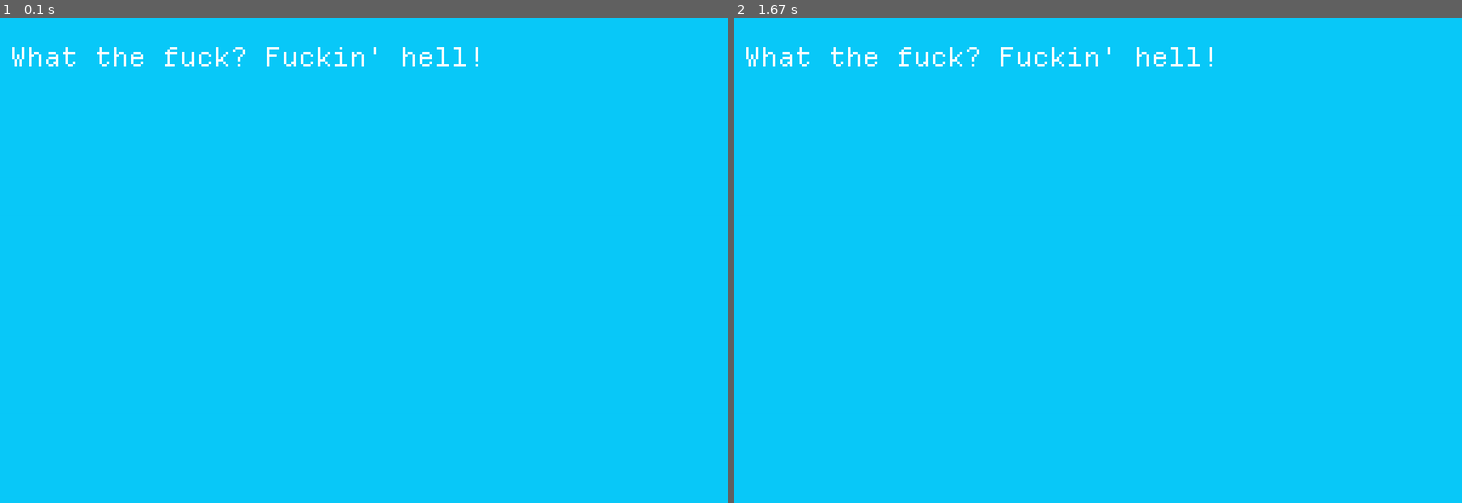
Above: before the commit, frames 1-2 (left to right).
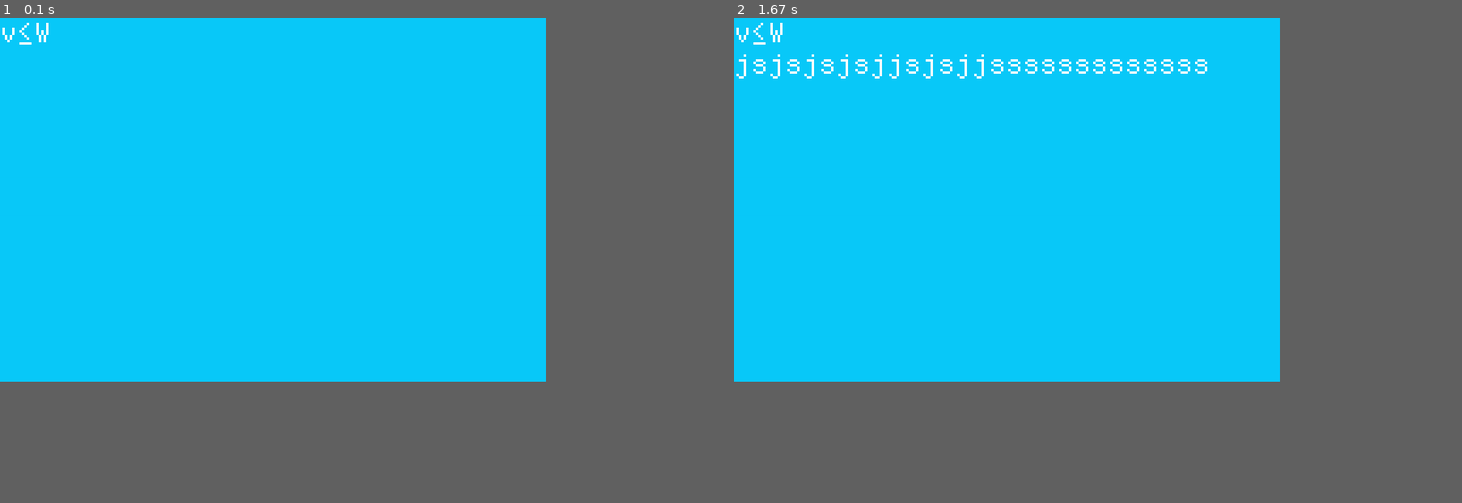
Above: after the commit, the same moments.

Repository: jack-meyer-garvey/Four-Space
Game: pygame game, started from PyGameImplementation.py
The game is run twice, just before and just after one commit, with the same random seed, the same clock (stepped at 60 frames per second) and the same inputs.
Inputs:
- Up to frame 1 (0.1 s): no input
- Up to frame 2 (1.67 s): tap Enter at 0.33 s
In our replay, the window is 900x600 before the commit and 675x450 after it. These sizes can differ from the game's own. Grey fills any space a smaller window leaves; there, only what the larger window draws over its background counts as a difference.

The runs differ from the first frame. In frame 1, 0.6% of the frame differs, in the area x 0-66%, y 1-10%; in frame 2, 1.2%, in the area x 0-66%, y 1-13%.

Commit message:
Bonk Bop

Diff:
--- a/PyGameImplementation.py
+++ b/PyGameImplementation.py
@@ -1,7 +1,8 @@
 import pygame
 import numpy as np
+from collections import deque
 
-resize = 2
+resize = 1.5
 size = (int(600 * resize), int(400 * resize))
 pygame.init()
 pygame.display.set_caption("Four Space")
@@ -13,7 +14,7 @@
 # hoi is the main canvas. This gets drawn to screen every frame.
 hoi = np.zeros(size)
 
-class pixel_grid:
+class PixelGrid:
     binary_font = {' ': 0, 'A': 75247420147096911872, 'B': 555871685767213285376, 'C': 260722531473394434048,
                    'D': 555871571418003996672, 'E': 574173188683679629312, 'F': 574173188683679137792,
                    'G': 260722531680089735168, 'H': 316064021605081710592, 'I': 572430066098342166528,
@@ -33,69 +34,155 @@
                    'w': 23830070468902912, 'x': 19228539665022976, 'y': 19291005639590960,
                    'z': 34920768539164672, '.': 16908288, ',': 16910336, '?': 260705518998341681152,
                    '!': 74367976108166610944, '(':4797315458791173652992, ')': 18963543407680091719680,
-                   "'": 74367940646769000448}
-
+                   "'": 74367940646769000448, "=": 272695526686720, "<": 292805448346697728, ">": 1157442766230519808,
+                   "ge": 148152674077506543360, "le": 37479097388377317120}
 
     def __init__(self, screen_size, pixel_size, main_canvas, background_color=707322):
         self.screen_size = screen_size
         self.pixel_size = pixel_size
-        self.gridX = screen_size[0] // pixel_size
-        self.gridY = screen_size[1] // pixel_size
+        self.grid_size = (screen_size[0] // pixel_size, screen_size[1] // pixel_size)
         self.main_canvas = main_canvas
         self.background_color = background_color
         self.layers = []
         self.add_blank_layer()
 
     def add_blank_layer(self):
-        self.layers.append((np.zeros(self.screen_size), np.ones(self.screen_size)))
+        self.layers.append((np.zeros(self.grid_size), np.ones(self.grid_size)))
 
     def apply_layers(self):
-        self.main_canvas *= 0
-        self.main_canvas += self.background_color
+        sum_layers = np.zeros(self.grid_size) + self.background_color
         for color, transparency in self.layers:
-            self.main_canvas *= transparency
-            self.main_canvas += color
+            sum_layers *= transparency
+            sum_layers += color
+        Y = self.main_canvas.shape[0]
+        X = self.main_canvas.shape[1]
+        k = self.pixel_size
+        for y in range(0, k):
+            for x in range(0, k):
+                self.main_canvas[y:Y:k, x:X:k] = sum_layers
 
     def draw(self, pixelated_array, transparency_array, x_position, y_position, layer=0):
-        draw_slice = self.layers[layer][0][x_position*self.pixel_size:x_position*self.pixel_size+pixelated_array.shape[0],
-                     y_position*self.pixel_size:y_position*self.pixel_size+pixelated_array.shape[1]]
+        if x_position < 0:
+            pixelated_array = pixelated_array[-x_position:]
+            transparency_array = transparency_array[-x_position:]
+            x_position = 0
+        if y_position < 0:
+            pixelated_array = pixelated_array[:, -y_position:]
+            transparency_array = transparency_array[:, -y_position:]
+            y_position = 0
+        if x_position + pixelated_array.shape[0] > self.grid_size[0]:
+            pixelated_array = pixelated_array[:self.grid_size[0]-(x_position+pixelated_array.shape[0])]
+            transparency_array = transparency_array[:self.grid_size[0]-(x_position+transparency_array.shape[0])]
+        if y_position + pixelated_array.shape[1] > self.grid_size[1]:
+            pixelated_array = pixelated_array[:,:self.grid_size[1]-(y_position+pixelated_array.shape[1])]
+            transparency_array = transparency_array[:,:self.grid_size[1]-(y_position+transparency_array.shape[1])]
+        x_width = pixelated_array.shape[0]
+        y_width = pixelated_array.shape[1]
+        draw_slice = self.layers[layer][0][x_position:x_position+x_width, y_position:y_position+y_width]
         draw_slice *= transparency_array
         draw_slice += pixelated_array
-        transparency_slice = self.layers[layer][1][x_position*self.pixel_size:x_position*self.pixel_size+pixelated_array.shape[0],
-                     y_position*self.pixel_size:y_position*self.pixel_size+pixelated_array.shape[1]]
+        transparency_slice = self.layers[layer][1][x_position:x_position+x_width, y_position:y_position+y_width]
         transparency_slice *= transparency_array
 
     def draw_binary(self, num, x_position, y_position, color=2**24-1, layer=0, x_width=7, y_width=12):
-        A = np.zeros((x_width*self.pixel_size, y_width*self.pixel_size))
         B = np.array(np.array_split(np.array([num >> i & 1 for i in range(x_width*y_width-1, -1, -1)]), y_width)).transpose()
-        Y = A.shape[0]
-        X = A.shape[1]
-        k = self.pixel_size
-        for y in range(0, k):
-            for x in range(0, k):
-                A[y:Y:k, x:X:k] = B
-        self.draw(A*color, 1-A, x_position, y_position, layer)
+        self.draw(B*color, 1-B, x_position, y_position, layer)
 
     def draw_text(self, text, x_position, y_position, layer=-1, color=2**24-1):
-        for i, _ in enumerate(text):
-            self.draw_binary(pixel_grid.binary_font[_], x_position+7*i, y_position, layer=layer, color=color)
+        i = 0
+        letter = 0
+        while i != len(text):
+            if text[i] == '<':
+                i += 1
+                end = text[i:].find('>')
+                if end == -1:
+                    self.draw_binary(PixelGrid.binary_font['<'], x_position + 7 * letter, y_position, layer=layer,
+                                     color=color)
+                elif end == 0:
+                    self.draw_binary(PixelGrid.binary_font['<'], x_position + 7 * letter, y_position, layer=layer,
+                                     color=color)
+                    i += 1
+                else:
+                    self.draw_binary(PixelGrid.binary_font[text[i:i+end]], x_position + 7 * letter, y_position, layer=layer,
+                                     color=color)
+                    i += end + 1
+            else:
+                self.draw_binary(PixelGrid.binary_font[text[i]], x_position + 7 * letter, y_position, layer=layer,
+                                 color=color)
+                i += 1
+            letter += 1
 
 
+
+class Contexts:
+    def __init__(self):
+        self.defined_symbols = set()
+        self.symbolMeaning = {}
+
+    def symbol_to_meaning(self, symbol):
+        return self.symbolMeaning[PixelGrid.binary_font[symbol]]
+
+class Judgements:
+    def __init__(self, context):
+        pass
+
+class IsType(Judgements):
+    def __init__(self, context, Type):
+        self.Type = Type
+        super().__init__(context)
+
+class TermIsType(Judgements):
+    def __init__(self, context, term, Type):
+        self.term = term
+        self.Type = Type
+        super().__init__(context)
+
+class TypeEquality(Judgements):
+    def __init__(self, context, Type1, Type2):
+        super().__init__(context)
+
+class TermEquality(Judgements):
+    def __init__(self, context, Term1, Term2, Type):
+        self.Term1 = Term1
+        self.Term2 = Term2
+        self.Type = Type
+        super().__init__(context)
+
+
+class InferenceRules:
+    def __init__(self):
+        pass
+
+class ComputationRules:
+    def __init__(self):
+        pass
+
+class Terms:
+    def __init__(self):
+        pass
+
+class Types:
+    def __init__(self):
+        pass
+
 n = 4
-canvas = pixel_grid(size, n, hoi)
+canvas = PixelGrid(size, n, hoi)
+canvas.draw_text('v<le>W', 0, 0)
 
-canvas.draw_text("What the fuck? Fuckin' hell!", 4, 10)
+
 while running:
     for event in pygame.event.get():
         if event.type == pygame.QUIT:
             running = False
         if event.type == pygame.KEYDOWN:
-            pass
+            canvas.draw_text(
+                'jsjsjsjsjjsjsjjsssssssssssss', 0, 13)
 
     canvas.apply_layers()
     pygame.surfarray.blit_array(screen, hoi)
     pygame.display.flip()
-    clock.tick(30)  # limits FPS to 60
-    if clock.get_fps() < 28 and clock.get_fps():
+
+    clock.tick(60)  # limits FPS to 60
+    if clock.get_fps() < 58 and clock.get_fps():
         print(clock.get_fps())
 pygame.quit()
